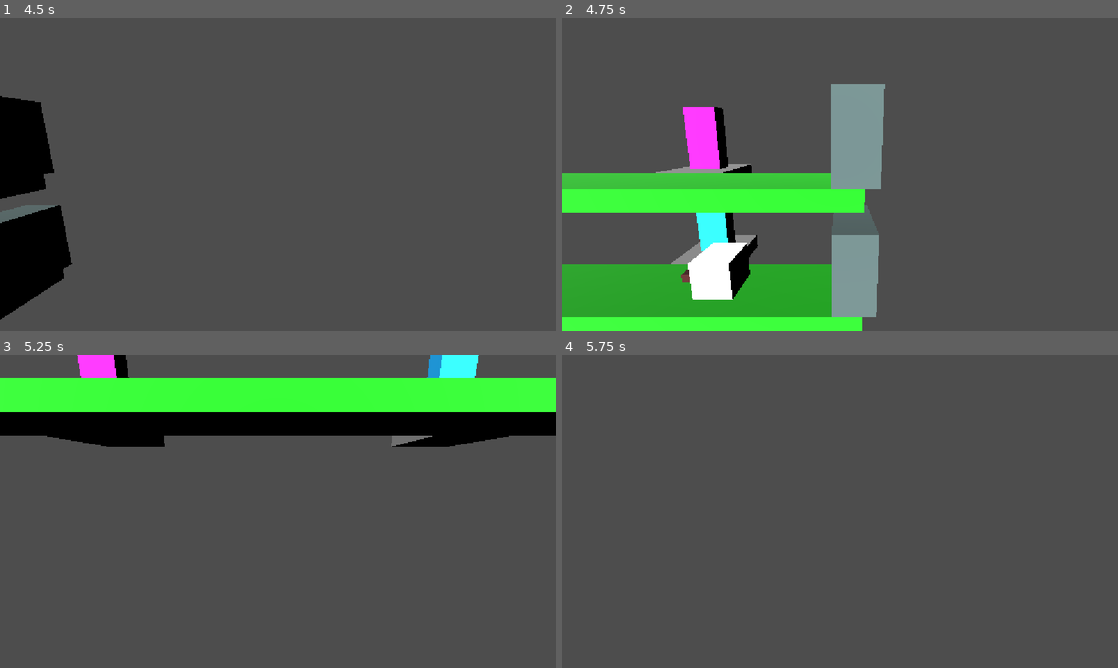
Above: before the commit, frames 1-4 (two rows, left to right).
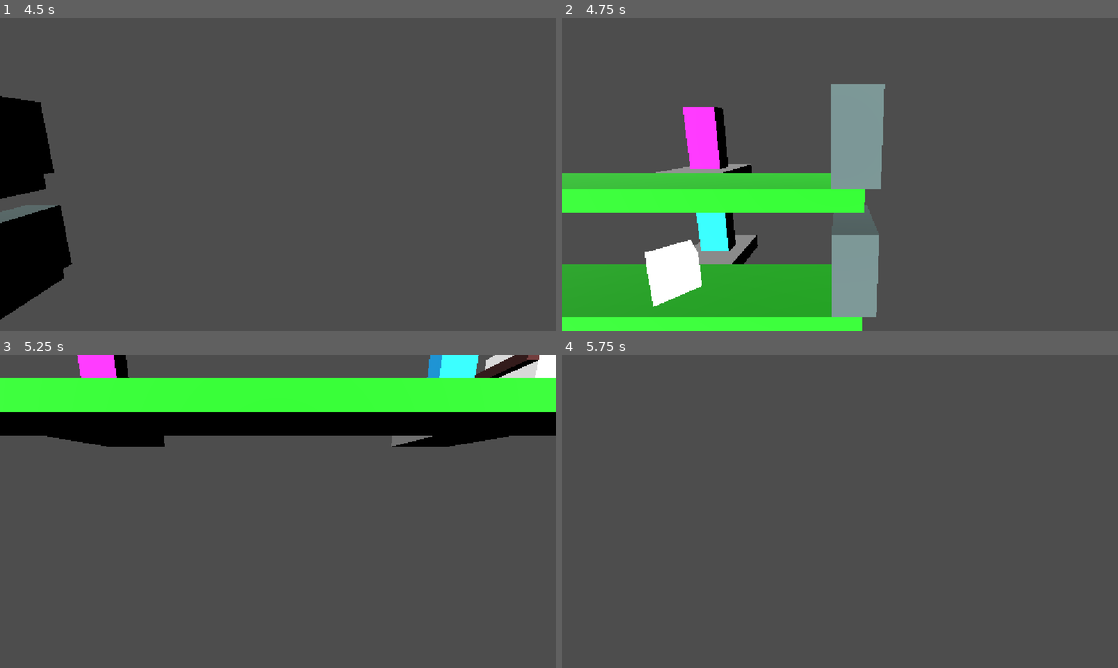
Above: after the commit, the same moments.

Repository: paolomorettin/ai-strikes
Game: Godot game, scene res://src/game.tscn
Same seed, same stepped clock (60 frames per second), same inputs: the game is played once before the commit and once after it.
Inputs (mouse positions are in pixels of both pictures, inside the frame that each line leads up to):
- Up to frame 1 (4.5 s): tap Enter at 0.5, 2.75, 4.25 s; move the mouse to (400, 158) at 0.52 s; hold D (right) 0.53-1.28 s; hold Mouse wheel up (zoom_in) 0.53-1.28 s; move the mouse to (166, 190) at 1.27 s; hold S (down) 1.28-2.03 s; tap Mouse wheel down (zoom_out) at 1.35, 2.85, 4.35 s; tap Space at 2, 3.5 s; move the mouse to (333, 105) at 2.02 s; hold D (right) 2.03-2.78 s; hold Mouse wheel up (zoom_in) 2.03-2.78 s; move the mouse to (250, 237) at 2.77 s; hold W (up) 2.78-3.53 s; move the mouse to (444, 221) at 3.52 s; hold Mouse wheel up (zoom_in) 3.53-4.28 s; hold A (left) from 3.53 s (still down); move the mouse to (111, 127) at 4.27 s
- Up to frame 2 (4.75 s): keep holding A (left)
- Up to frame 3 (5.25 s): move the mouse to (305, 511) at 5.02 s; release A (left) at 5.03 s; hold S (down) from 5.03 s (still down); hold Mouse wheel up (zoom_in) from 5.03 s (still down)
- Up to frame 4 (5.75 s): keep holding S (down); keep holding Mouse wheel up (zoom_in)

Frame 1 is identical in both runs. In frame 2, 2.7% of the frame differs, in the area x 14-34%, y 70-93%; in frame 3, 0.9%; in frame 4, nothing differs.

Commit message:
more reasonable wheelchair speed and acceleration

Diff:
--- a/src/people/wheelchair.gd
+++ b/src/people/wheelchair.gd
@@ -3,9 +3,9 @@
 
 const THETA = deg_to_rad(5)
 
-static var acceleration: float = 0.1 # m/s^2
-static var deceleration: float = 0.3 # m/s^2
-static var max_speed: float = 10.0 # m/s
+static var acceleration: float = 0.05 # m/s^2
+static var deceleration: float = 0.15 # m/s^2
+static var max_speed: float = 4.0 # m/s
 static var turn_around_time: float = 1.0 # TAU/2*s
 
 @onready var brake_lights: MeshInstance3D = %BrakeLights
